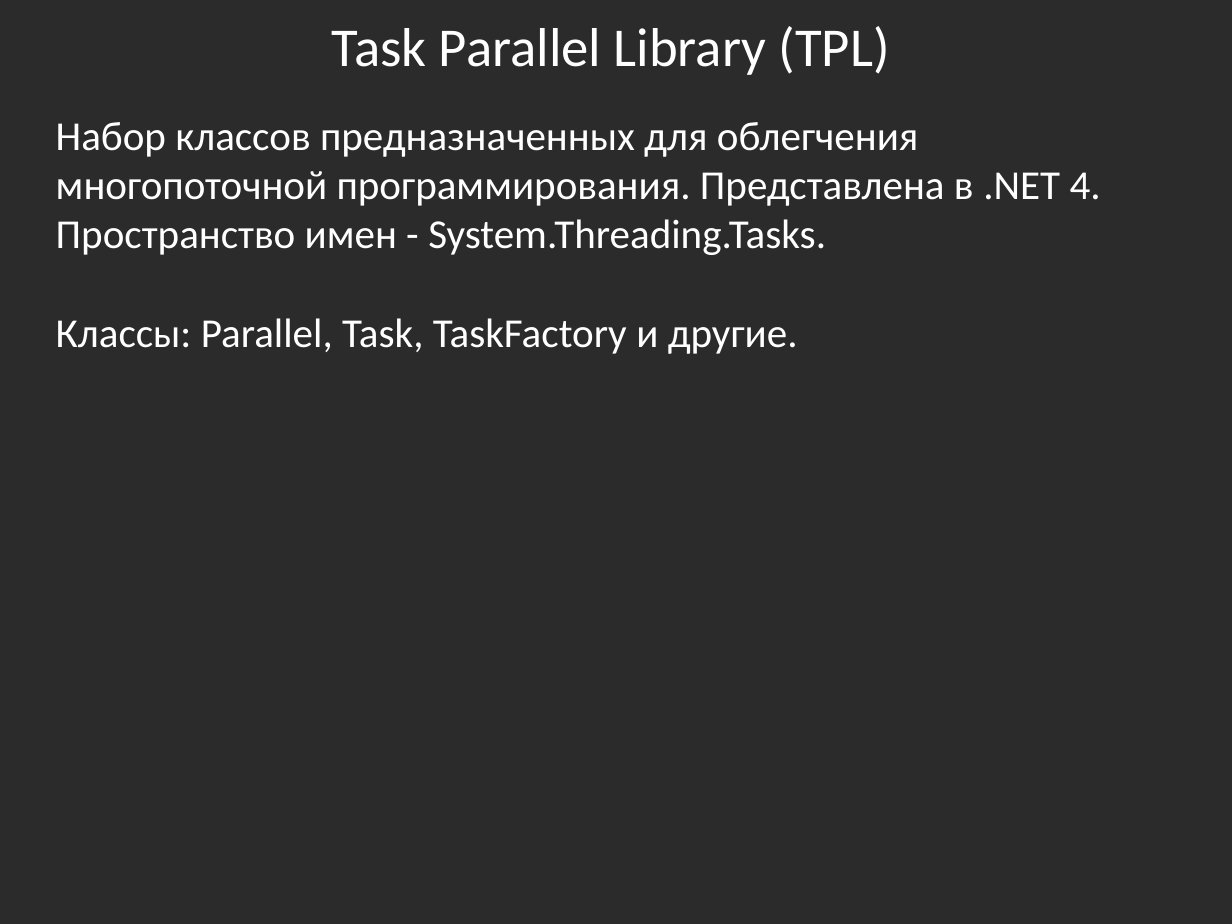
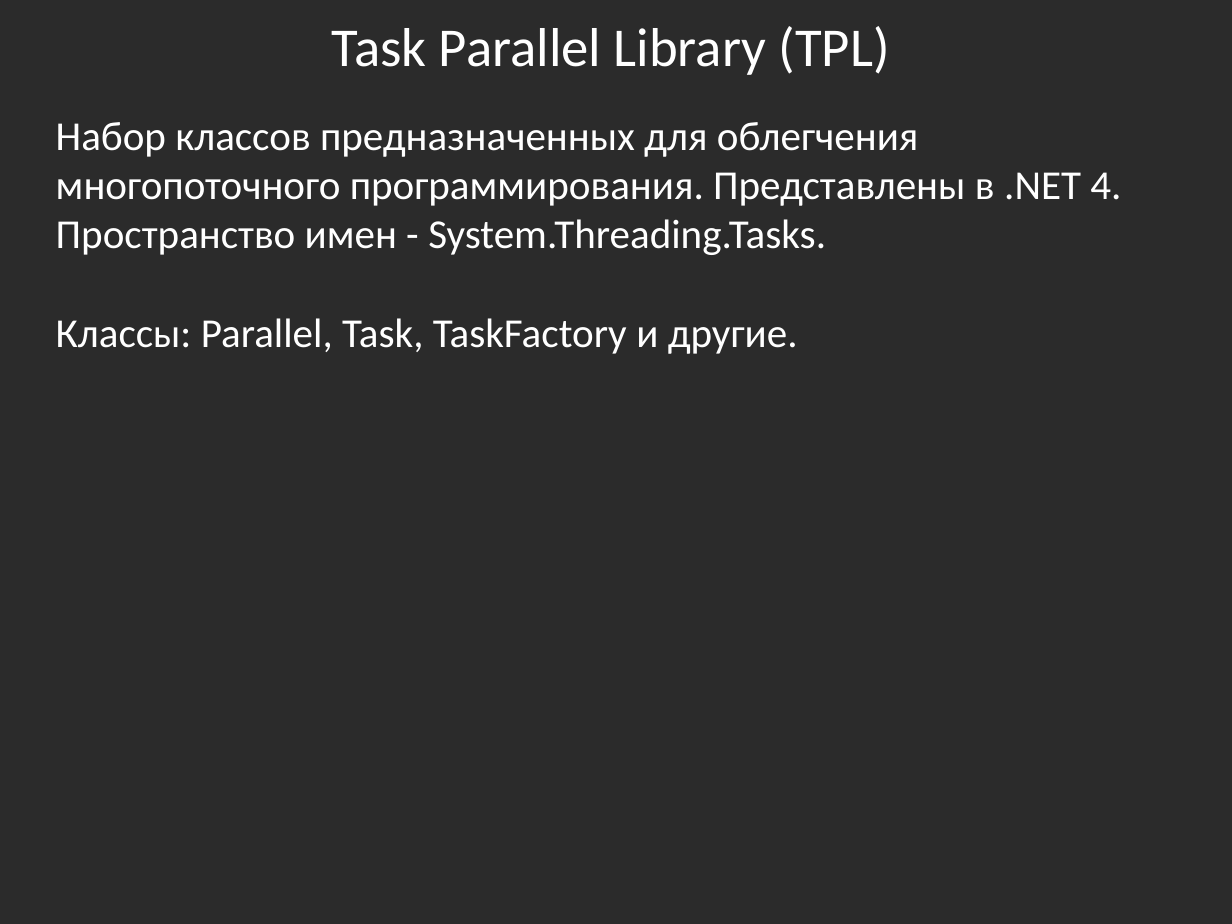
Before and after one commit to bazile/Training, a slide deck: slide 24 of Presentation/lesson-08-multithreading.pptx. Drawn at 1232x924 pixels with LibreOffice and Linux fonts; fonts in the diff are those of the drawing; background and template pictures are left out; a plain dark background stands for a picture behind light text. Boxes give left, top, right and bottom in pixels: in the first picture for what was removed or moved away, otherwise in the second. Text is boxed around its words. In the diff, an @@ line names an element or a change of style, - is before the commit and + after.

Commit message:
Updated multi-threading presentation and samples

```diff
--- a/Presentation/lesson-08-multithreading.pptx
+++ b/Presentation/lesson-08-multithreading.pptx
@@ text at box(56, 122, 1121, 255): text changed @@
-Набор классов предназначенных для облегчения многопоточной программирования. Представлена в .NET 4. Пространство имен - System.Threading.Tasks.
+Набор классов предназначенных для облегчения многопоточного программирования. Представлены в .NET 4. Пространство имен - System.Threading.Tasks.
```
Also in this commit, not shown: 1 other slide changed, 3 other files.
